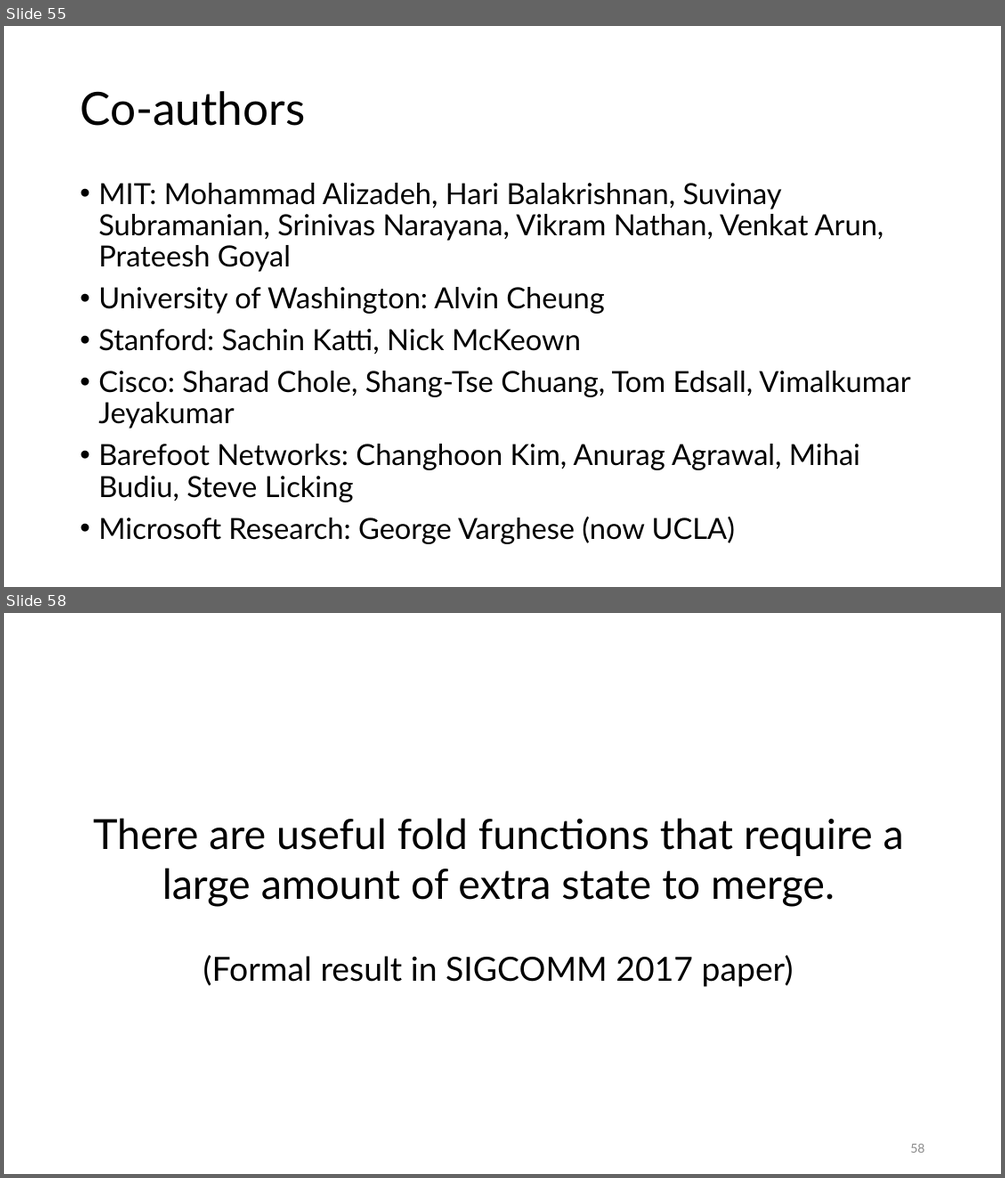
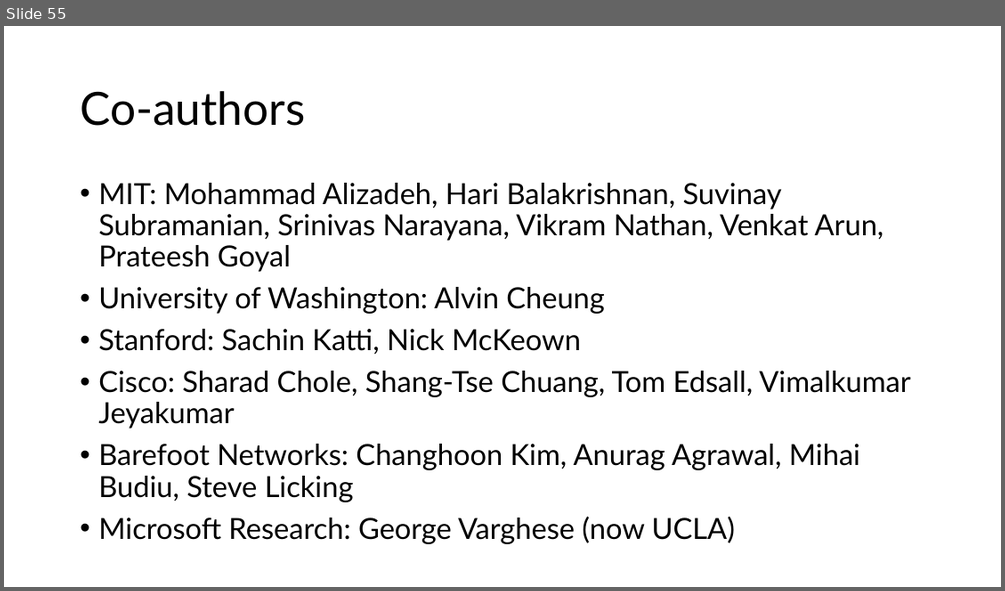
Before and after one commit to anirudhSK/pifo-domino-marple-ppts, a slide deck: uw_talk_for_upload.pptx. Shown one above the other, each under a label of ours: slides 55 and 58 before the commit, slide 55 after it; the slides between them are not shown. The pictures are 1005x1178 and 1005x591 pixels, drawn with LibreOffice and Linux fonts; fonts in the diff are those of the drawing. Boxes give left, top, right and bottom in pixels: in the first picture for what was removed or moved away, otherwise in the second. Text is boxed around its words. In the diff, an @@ line names an element or a change of style, - is before the commit and + after.

```diff
--- a/uw_talk_for_upload.pptx
+++ b/uw_talk_for_upload.pptx
@@ slide 58 removed at bbox=[4, 613, 1001, 1174], background #FFFFFF @@
@@ text removed at bbox=[93, 818, 904, 987] @@
-There are useful fold functions that require a large amount of extra state to merge.
-(Formal result in SIGCOMM 2017 paper)
@@ page number removed at bbox=[910, 1143, 924, 1152] @@
-58
```
Also in this commit, not shown: 63 other slides removed.
